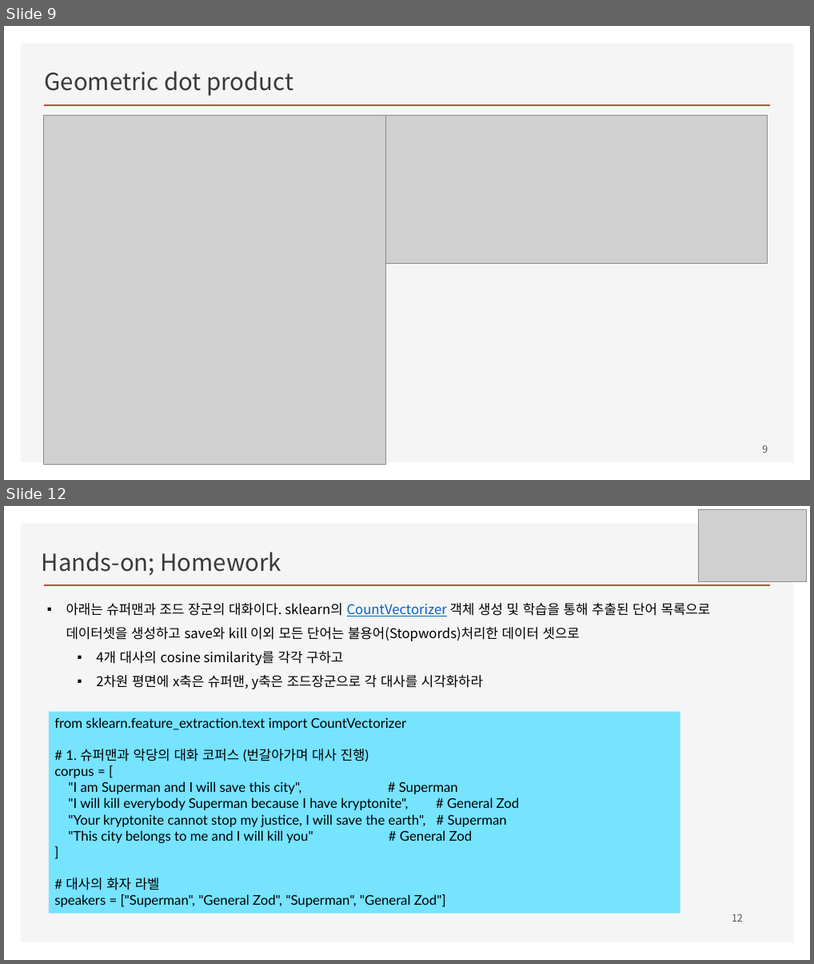
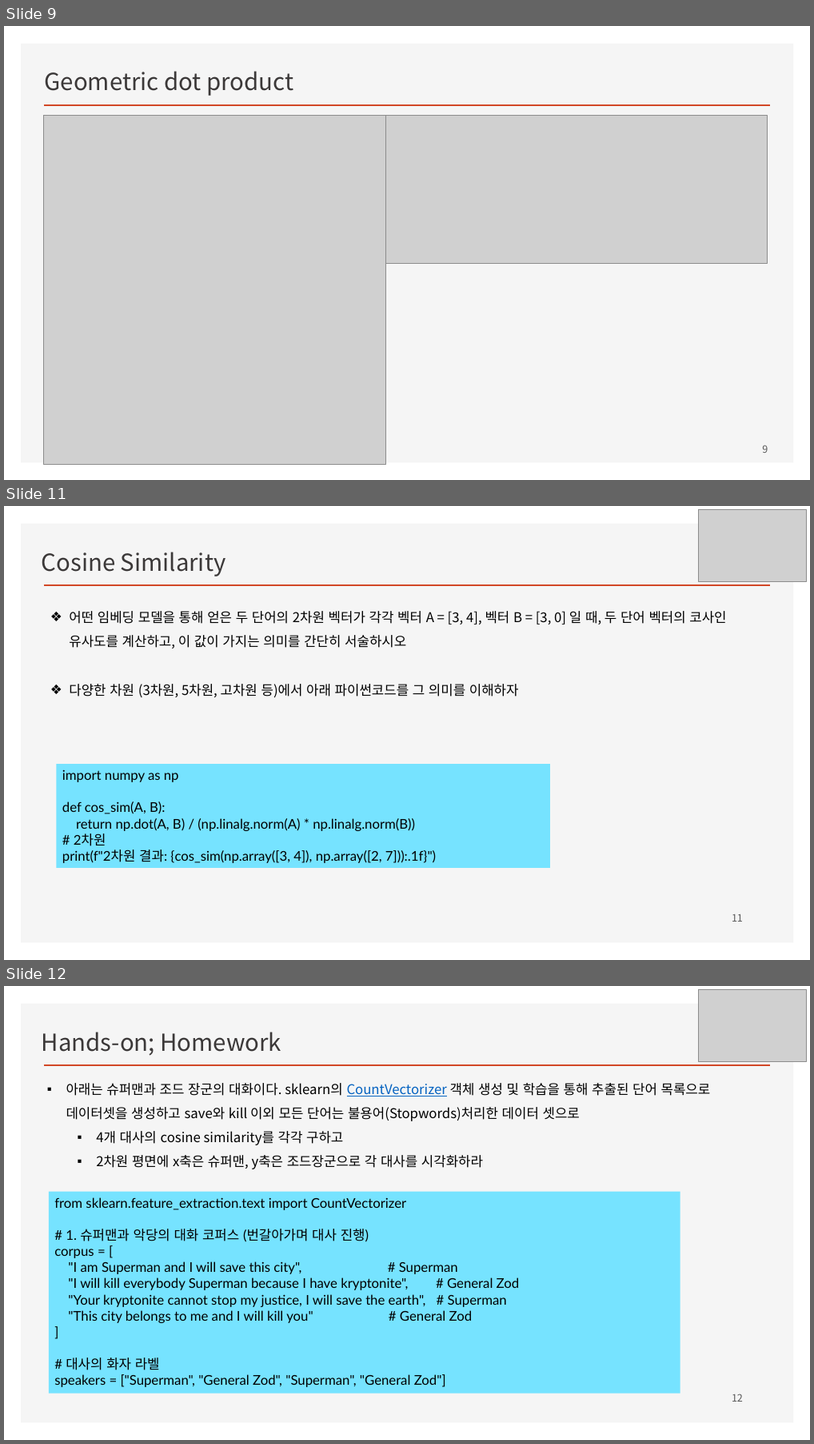
Before and after one commit to ancestor9/mathematics-for-machine-learning, a slide deck: Linear_Algebra/w8_Recommendation System.pptx. Shown one above the other, each under a label of ours: slides 9 and 12 before the commit, slides 9, 11 and 12 after it; the slides between them are not shown. The pictures are 814x964 and 814x1444 pixels, drawn with LibreOffice and Linux fonts; fonts in the diff are those of the drawing; grey boxes stand for pictures; background and template pictures are left out. Boxes give left, top, right and bottom in pixels: in the first picture for what was removed or moved away, otherwise in the second. Text is boxed around its words. In the diff, an @@ line names an element or a change of style, - is before the commit and + after.

```diff
--- a/Linear_Algebra/w8_Recommendation System.pptx
+++ b/Linear_Algebra/w8_Recommendation System.pptx
@@ slide 11 added at [4,506,810,960], background #FFFFFF; not listed: 2 template elements that a slide beside it also shows @@
@@ picture added at [699,510,807,582] @@
@@ text added at [42,552,226,576], 28 pt, text #3B3838 @@
+Cosine Similarity
@@ text added at [69,611,726,697], 16 pt, text #000000 @@
+❖ 어떤 임베딩 모델을 통해 얻은 두 단어의 2차원 벡터가 각각 벡터 A = [3, 4], 벡터 B = [3, 0] 일 때, 두 단어 벡터의 코사인 유사도를 계산하고, 이 값이 가지는 의미를 간단히 서술하시오
+❖ 다양한 차원 (3차원, 5차원, 고차원 등)에서 아래 파이썬코드를 그 의미를 이해하자
@@ rectangle added at [57,764,551,868], fill #76E3FF, 16 pt, text #000000 @@
+import numpy as np
+def cos_sim(A, B):
+return np.dot(A, B) / (np.linalg.norm(A) * np.linalg.norm(B))
+# 2차원
+print(f"2차원 결과: {cos_sim(np.array([3, 4]), np.array([2, 7])):.1f}")
@@ page number added at [732,914,743,921], 12 pt, text #595959 @@
+11
```
Also in this commit, not shown: 8 slides changed, 7 other slides added, 3 slides removed.
